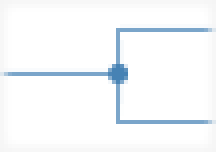
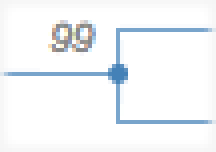
Before/after of a (216, 152) layered artwork. What changed in the layer stack:
added layer "normal label" above "outgroup" over [40, 20, 116, 72]
painted on "outgroup" over [40, 28, 128, 84]
